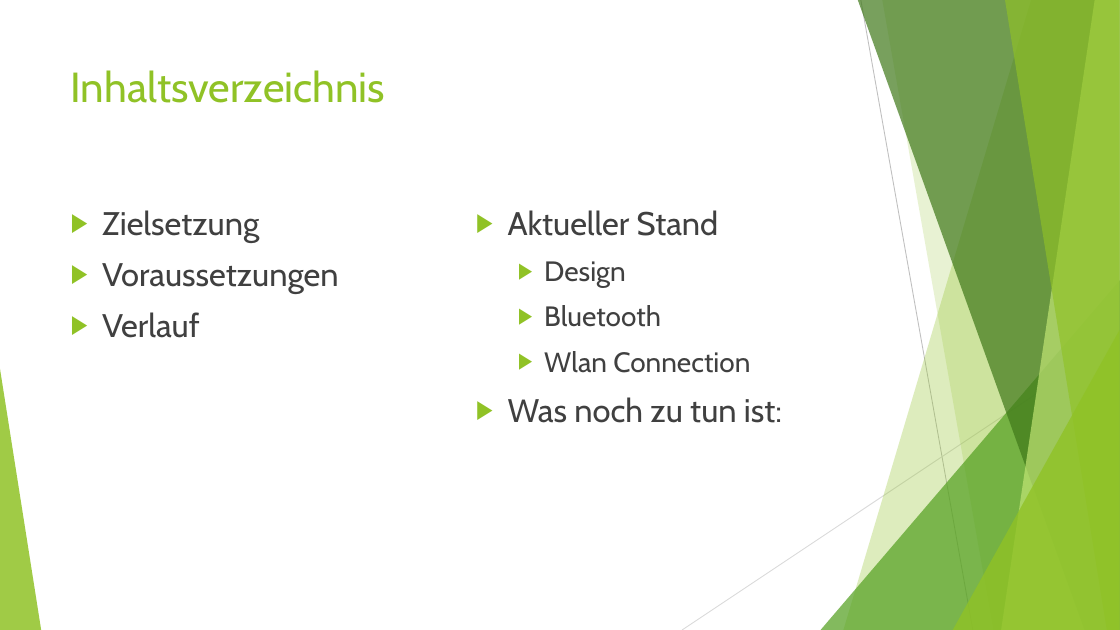
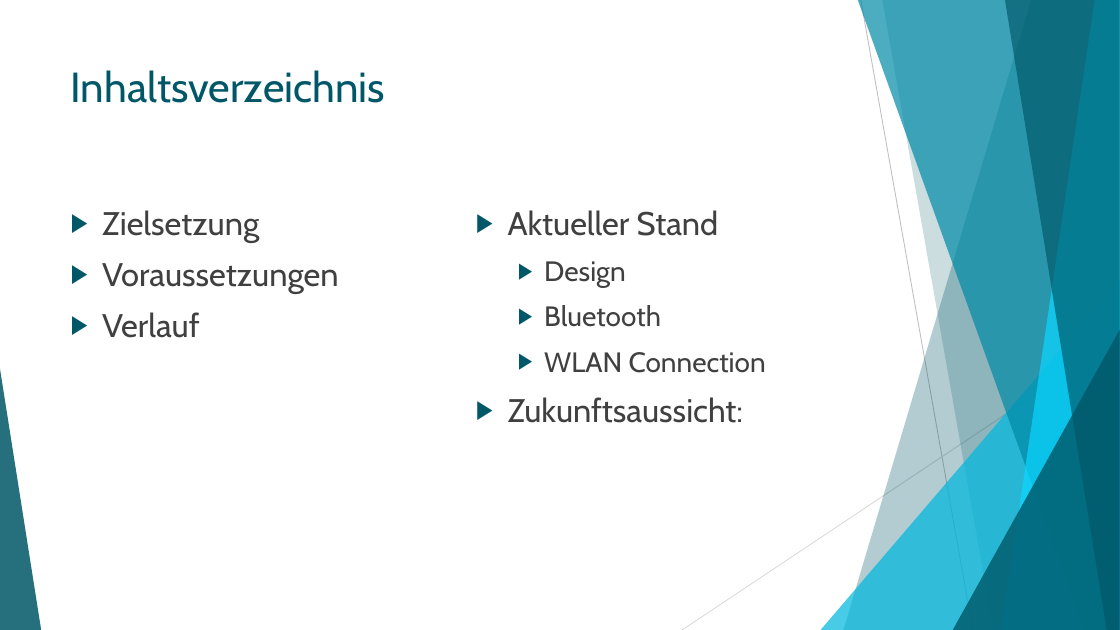
Before and after one commit to ADCSP/DrohnenSteuerung, a slide deck: slide 2 of Präsentation/SoftwarePraktikum.pptx. Drawn at 1120x630 pixels with LibreOffice and Linux fonts; fonts in the diff are those of the drawing. Boxes give left, top, right and bottom in pixels: in the first picture for what was removed or moved away, otherwise in the second. Text is boxed around its words. In the diff, an @@ line names an element or a change of style, - is before the commit and + after.

Commit message:
Changed Präsentation colors

```diff
--- a/Präsentation/SoftwarePraktikum.pptx
+++ b/Präsentation/SoftwarePraktikum.pptx
@@ freeform shape at (844, 0, 1120, 630): fill #90C226 at 30% opacity to #005768 at 30% opacity @@
@@ freeform shape at (858, 0, 1120, 630): fill #3F7819 at 70% opacity to #008AA6 at 70% opacity @@
@@ freeform shape at (882, 0, 1120, 630): fill #90C226 at 20% opacity to #005768 at 20% opacity @@
@@ freeform shape at (1002, 0, 1120, 630): fill #C0E474 at 70% opacity to #0BD7FF at 70% opacity @@
@@ freeform shape at (1005, 0, 1120, 630): fill #90C226 at 65% opacity to #005768 at 65% opacity @@
@@ title "Inhaltsverzeichnis" at (71, 70, 386, 103): text colour #90C226 to #005768 @@
@@ text "Zielsetzung" at (102, 210, 339, 338): bullet colour #90C226 to #005768 @@
@@ text at (508, 210, 719, 327): bullet colour #90C226 to #005768 @@
@@ triangle at (821, 280, 1120, 630): fill #54A021 at 72% opacity to #00B8DE at 72% opacity @@
@@ text at (508, 352, 766, 423): text changed @@
-  ▶ Wlan Connection
-▶ Was noch zu tun ist:
+  ▶ WLAN Connection
+▶ Zukunftsaussicht:
@@ triangle at (953, 330, 1120, 630): fill #90C226 at 80% opacity to #005768 at 80% opacity @@
@@ triangle at (0, 369, 41, 630): fill #90C226 at 85% opacity to #005768 at 85% opacity @@
```
Also in this commit, not shown: 9 other slides changed, 1 slide removed.
